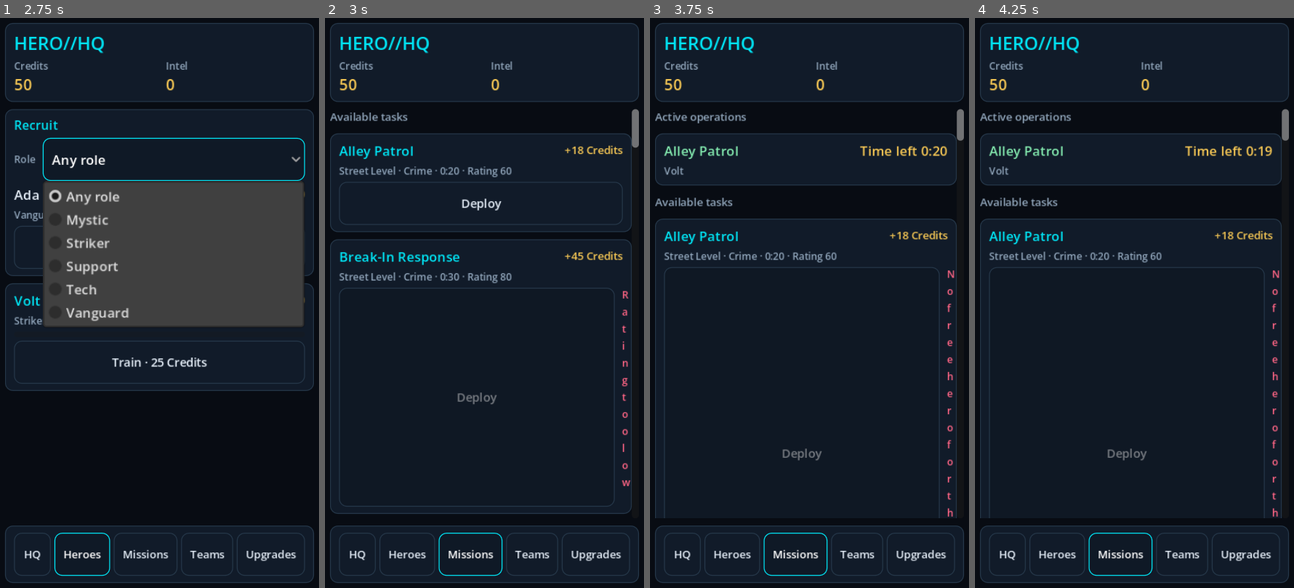
Above: before the commit, frames 1-4 (left to right).
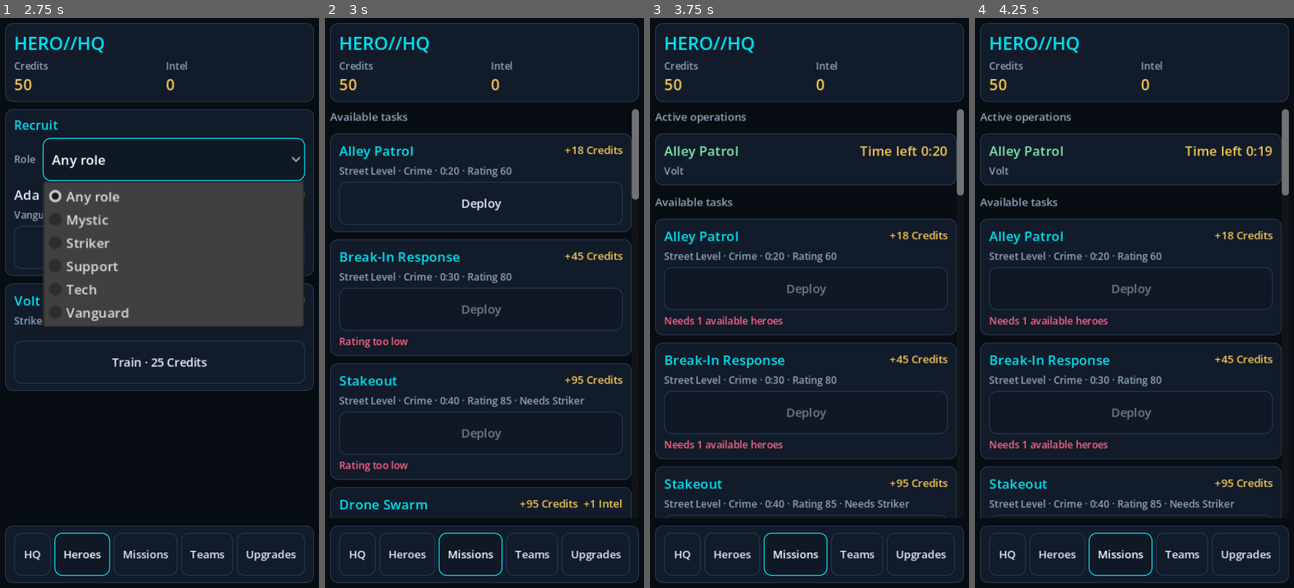
Above: after the commit, the same moments.

Repository: JetRobertsBCCA/HeroHQInc
Game: Godot game, scene res://games/hero_hq/scenes/app.tscn
The game is run twice, just before and just after one commit, with the same random seed, the same clock (stepped at 60 frames per second) and the same inputs.
Inputs:
- Up to frame 1 (2.75 s): click "HQ" at 0.5 s; click "Heroes" at 1.25 s; click "Any role" at 2 s
- Up to frame 2 (3 s): click "Missions" at 2.75 s
- Up to frame 3 (3.75 s): click "Deploy" at 3.5 s
- Up to frame 4 (4.25 s): no input

Frame 1 is identical in both runs. In frame 2, 3.5% of the frame differs, in the area x 1-99%, y 22-88%; in frame 3, 4.1%, in the area x 1-99%, y 21-88%; in frame 4, 4.1%.

Commit message:
Ship the Android debug build and fix the phone-only defects
The project had no export preset and had never run on Android. Standing up
the toolchain and playing the debug build on an emulator exposed four
problems desktop could not: lists ignored finger drags so Rebirth was
unreachable, blocked-reason labels collapsed into one-character columns
inside button rows, research named Credits for an Intel price, and a
one-short squad claimed no hero was free. Add a neutral touch-scrolling
container, move reasons to full-width lines, format the real resource name,
and commit the verified Android preset with setup notes.

🤖 Generated with Codebuff
Co-Authored-By: Codebuff <noreply@codebuff.com>

Diff:
--- a/framework/ui/screens/prestige_screen.gd
+++ b/framework/ui/screens/prestige_screen.gd
@@ -109,7 +109,9 @@
 	if not button.disabled or price < 0:
 		return column
 	var reason := _body_label(
-		_pack.label("ui.blocked_insufficient_resource", "Not enough resources")
+		_pack.label("ui.blocked_insufficient_resource", "Not enough %s") % _pack.label(
+			"resources.%s" % resource, resource
+		)
 	)
 	reason.add_theme_font_size_override("font_size", 11)
 	reason.add_theme_color_override("font_color", ThemeTokens.color(_pack, "warning"))
@@ -182,7 +184,7 @@
 	if _root != null:
 		return
 	UILayout.fill(self)
-	var scroll := ScrollContainer.new()
+	var scroll := TouchScroll.new()
 	UILayout.fill(scroll)
 	scroll.horizontal_scroll_mode = ScrollContainer.SCROLL_MODE_DISABLED
 	add_child(scroll)
--- a/framework/ui/screens/roster_screen.gd
+++ b/framework/ui/screens/roster_screen.gd
@@ -96,7 +96,7 @@
 	if _root != null:
 		return
 	UILayout.fill(self)
-	var scroll := ScrollContainer.new()
+	var scroll := TouchScroll.new()
 	UILayout.fill(scroll)
 	scroll.horizontal_scroll_mode = ScrollContainer.SCROLL_MODE_DISABLED
 	add_child(scroll)
@@ -169,8 +169,13 @@
 
 
 func _training_row(agent_id: String) -> Control:
+	# The reason gets its own line: inside the button row a wrapping label has
+	# zero minimum width and collapses into a one-character column.
+	var box := VBoxContainer.new()
+	box.add_theme_constant_override("separation", 2)
 	var row := HBoxContainer.new()
 	row.add_theme_constant_override("separation", 8)
+	box.add_child(row)
 
 	var resource_id := str(_pack.training.get("resource_id", ""))
 	var cost := Simulation.training_cost(_state, _pack, agent_id)
@@ -192,12 +197,14 @@
 
 	if not affordable:
 		var reason := Label.new()
-		reason.text = _pack.label("ui.blocked_insufficient_resource", "Not enough resources")
+		reason.text = _pack.label("ui.blocked_insufficient_resource", "Not enough %s") % _pack.label(
+			"resources.%s" % resource_id, resource_id
+		)
 		reason.add_theme_font_size_override("font_size", 11)
 		reason.add_theme_color_override("font_color", ThemeTokens.color(_pack, "warning"))
 		reason.autowrap_mode = TextServer.AUTOWRAP_WORD_SMART
-		row.add_child(reason)
-	return row
+		box.add_child(reason)
+	return box
 
 
 func _refresh_recruitment() -> void:
@@ -307,7 +314,9 @@
 	_recruit_box.add_child(_recruit_button)
 	if not full and not affordable:
 		var reason := Label.new()
-		reason.text = _pack.label("ui.blocked_insufficient_resource", "Not enough resources")
+		reason.text = _pack.label("ui.blocked_insufficient_resource", "Not enough %s") % _pack.label(
+			"resources.%s" % resource, resource
+		)
 		reason.add_theme_font_size_override("font_size", 11)
 		reason.add_theme_color_override("font_color", ThemeTokens.color(_pack, "warning"))
 		reason.autowrap_mode = TextServer.AUTOWRAP_WORD_SMART
--- a/framework/ui/screens/task_board.gd
+++ b/framework/ui/screens/task_board.gd
@@ -96,7 +96,7 @@
 	if _root != null:
 		return
 	UILayout.fill(self)
-	var scroll := ScrollContainer.new()
+	var scroll := TouchScroll.new()
 	UILayout.fill(scroll)
 	scroll.horizontal_scroll_mode = ScrollContainer.SCROLL_MODE_DISABLED
 	add_child(scroll)
@@ -170,15 +170,27 @@
 	row.add_child(button)
 	_deploy_buttons[task_id] = button
 
+	# The reason gets its own full-width line: a wrapping label inside the button
+	# row has zero minimum width and collapses into a one-character column.
 	if not evaluation.get("ok", false):
 		var code := str(evaluation.get("code", ""))
 		var reason := Label.new()
-		reason.text = _pack.label("ui.blocked_%s" % code, code)
+		reason.text = _blocked_text(code, task)
 		reason.add_theme_font_size_override("font_size", 11)
 		reason.add_theme_color_override("font_color", ThemeTokens.color(_pack, "warning"))
 		reason.autowrap_mode = TextServer.AUTOWRAP_WORD_SMART
-		row.add_child(reason)
+		column.add_child(reason)
 	return panel
+
+
+## Locale text for a block code. A count shortfall states how many agents the
+## operation needs, so "1 of 2" does not read as "every agent is busy".
+func _blocked_text(code: String, task: Dictionary) -> String:
+	if code == Simulation.ERROR_AGENT_COUNT:
+		return _pack.label("ui.blocked_agent_count", "Needs %d available agents") % maxi(
+			int(task.get("required_agent_count", 1)), 1
+		)
+	return _pack.label("ui.blocked_%s" % code, code)
 
 
 func _active_row(assignment_id: String) -> Control:
--- a/framework/ui/screens/team_screen.gd
+++ b/framework/ui/screens/team_screen.gd
@@ -76,7 +76,7 @@
 	if _root != null:
 		return
 	UILayout.fill(self)
-	var scroll := ScrollContainer.new()
+	var scroll := TouchScroll.new()
 	UILayout.fill(scroll)
 	scroll.horizontal_scroll_mode = ScrollContainer.SCROLL_MODE_DISABLED
 	add_child(scroll)
@@ -234,12 +234,22 @@
 	if not evaluation.get("ok", false):
 		var code := str(evaluation.get("code", ""))
 		var reason := Label.new()
-		reason.text = _pack.label("ui.blocked_%s" % code, code)
+		reason.text = _blocked_text(code, task)
 		reason.autowrap_mode = TextServer.AUTOWRAP_WORD_SMART
 		reason.add_theme_font_size_override("font_size", 11)
 		reason.add_theme_color_override("font_color", ThemeTokens.color(_pack, "warning"))
 		column.add_child(reason)
 	return panel
+
+
+## Locale text for a block code. A count shortfall states how many agents the
+## operation needs, so a one-short squad does not read as "no agent is free".
+func _blocked_text(code: String, task: Dictionary) -> String:
+	if code == Simulation.ERROR_AGENT_COUNT:
+		return _pack.label("ui.blocked_agent_count", "Needs %d available agents") % maxi(
+			int(task.get("required_agent_count", 1)), 1
+		)
+	return _pack.label("ui.blocked_%s" % code, code)
 
 
 func _on_save(task_id: String, agent_ids: Array) -> void:
--- /dev/null
+++ b/framework/ui/touch_scroll.gd
@@ -0,0 +1,50 @@
+class_name TouchScroll
+extends ScrollContainer
+## A ScrollContainer that also scrolls under a finger.
+##
+## Godot's ScrollContainer scrolls with the wheel and its scrollbar but ignores
+## touch drags, so on a phone any content below the fold is unreachable. The
+## Rebirth button sat exactly there.
+##
+## The drag is handled before the GUI so it works over buttons and labels. A tap
+## is left untouched: only a release that followed a real drag is swallowed, so
+## scrolling can never press the button it started on.
+
+const DRAG_THRESHOLD := 6.0
+
+var _touch_index: int = -1
+var _start_y: float = 0.0
+var _dragging: bool = false
+
+
+func _input(event: InputEvent) -> void:
+	if event is InputEventScreenTouch:
+		var touch := event as InputEventScreenTouch
+		if touch.pressed:
+			if _touch_index != -1:
+				return
+			if not get_global_rect().has_point(touch.position):
+				return
+			_touch_index = touch.index
+			_start_y = touch.position.y
+			_dragging = false
+			return
+		if touch.index == _touch_index:
+			# Swallow the release so the control under the finger never fires a
+			# click for a gesture that was a scroll.
+			if _dragging:
+				get_viewport().set_input_as_handled()
+			_touch_index = -1
+			_dragging = false
+		return
+
+	if event is InputEventScreenDrag:
+		var drag := event as InputEventScreenDrag
+		if drag.index != _touch_index:
+			return
+		if not _dragging:
+			if absf(drag.position.y - _start_y) < DRAG_THRESHOLD:
+				return
+			_dragging = true
+		scroll_vertical -= int(roundf(drag.relative.y))
+		get_viewport().set_input_as_handled()
--- a/games/hero_hq/locale/en.json
+++ b/games/hero_hq/locale/en.json
@@ -93,13 +93,13 @@
 	"ui.task_complete": "complete",
 	"ui.level_up": "reached level",
 
-	"ui.blocked_agent_count": "No free hero for this task",
+	"ui.blocked_agent_count": "Needs %d available heroes",
 	"ui.blocked_rating_too_low": "Rating too low",
 	"ui.blocked_agent_busy": "Hero already deployed",
 	"ui.blocked_missing_role": "Required role missing",
 	"ui.blocked_unknown_agent": "Hero not found",
 	"ui.blocked_unknown_task": "Unknown task",
-	"ui.blocked_insufficient_resource": "Not enough Credits",
+	"ui.blocked_insufficient_resource": "Not enough %s",
 	"ui.blocked_training_unavailable": "Training unavailable",
 
 	"ui.prestige_title": "Command Rebirth",
--- a/games/hero_hq/scenes/app.gd
+++ b/games/hero_hq/scenes/app.gd
@@ -307,7 +307,7 @@
 
 
 func _build_hq_content() -> Control:
-	var scroll := ScrollContainer.new()
+	var scroll := TouchScroll.new()
 	scroll.horizontal_scroll_mode = ScrollContainer.SCROLL_MODE_DISABLED
 	scroll.size_flags_vertical = Control.SIZE_EXPAND_FILL
 
Not shown, added: export_presets.cfg
Not shown, added: framework/ui/touch_scroll.gd.uid
Not shown, added: docs/ANDROID.md
Not shown, changed: docs/CHANGELOG.md
